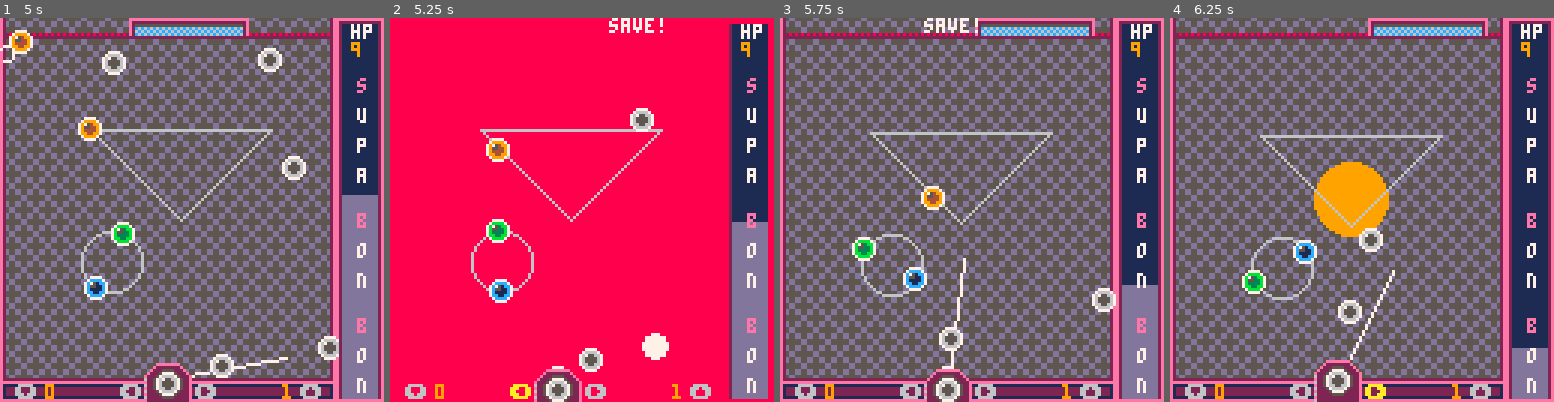
Above: before the commit, frames 1-4 (left to right).
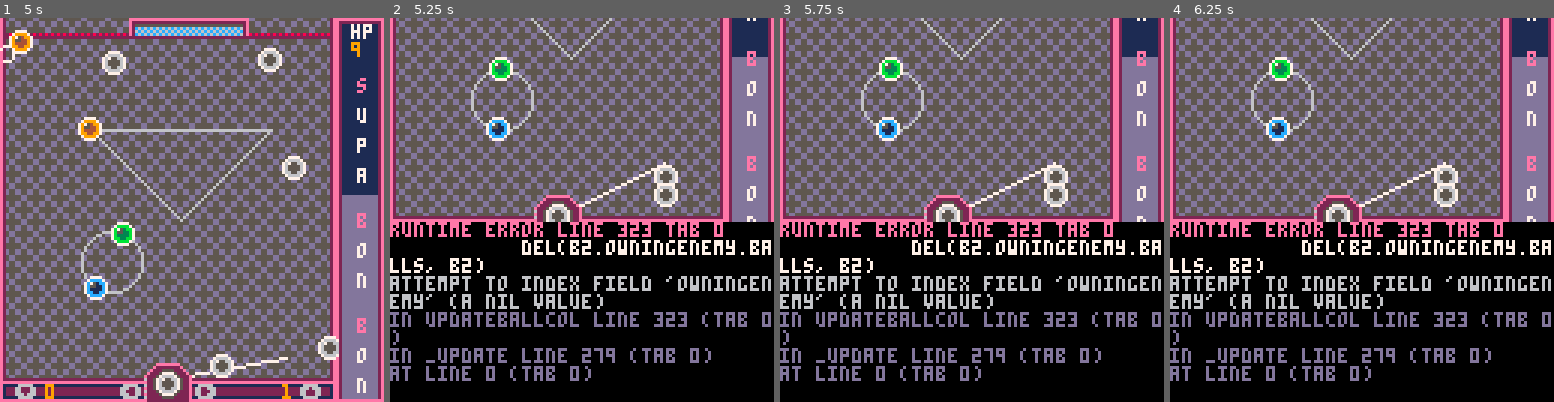
Above: after the commit, the same moments.

Repository: adamwoolridge/pico8
Game: PICO-8 cartridge bonbonshoot.p8
Same seed, same stepped clock (60 frames per second), same inputs: the game is played once before the commit and once after it.
Inputs:
- Up to frame 1 (5 s): tap X (X key) at 0.33, 1.07, 1.85, 2.97, 4.08 s; tap O (Z key) at 0.7, 1.7, 2.1, 2.5, 2.9, 3.3, 3.7, 4.1, 4.5, 4.9 s; hold Right 1.6-2.1 s; hold Right 2.47-3.03 s; hold Left 3.08-3.58 s; hold Down 3.63-3.97 s; hold Right 4.02-4.68 s
- Up to frame 2 (5.25 s): hold Left from 5.08 s (still down); tap X (X key) at 5.2 s
- Up to frame 3 (5.75 s): tap O (Z key) at 5.3, 5.7 s; release Left at 5.68 s; hold Down from 5.73 s (still down)
- Up to frame 4 (6.25 s): release Down at 6.03 s; hold Right from 6.08 s (still down); tap O (Z key) at 6.1 s

Frame 1 is identical in both runs. In frame 2, 99% of the frame differs, in the area x 0-100%, y 0-100%; in frame 3, 85%; in frame 4, 85%.
Error after the commit: runtime error line 323 tab 0; del(b2.owningenemy.balls, b2); attempt to index field 'owningenemy' (a nil value)

Commit message:
[Bonbon] Wave end detection

Diff:
--- a/bonbonshoot.p8
+++ b/bonbonshoot.p8
@@ -176,6 +176,7 @@
 
 function addballtoenemy(e, c, offset)
 	local ball = makeball(e.x, e.y, c)
+	ball.owningenemy = e
 	ball.enemy = true
 	ball.active = true
 	ball.progress = offset
@@ -214,7 +215,11 @@
 function _init()
 	reload_ballq(false)
 	next_ball()
-
+	nextwave()
+
+end
+
+function nextwave()
 	w1 = makewave()
 	local e1 = makeenemy(w1, "l", {30,30, 60, 60, 90, 30, 30, 30},0, 0, 0, 0.05, 10)
 	e1.wrap = true
@@ -318,6 +323,7 @@
 										del(balls, b)
 										if (b.c == b2.c or b.c == 5 or b2.c == 5) then
 											makeexplosion(b2.x, b2.y, ballcolour(b2))
+											del(b2.owningenemy.balls, b2)
 											del(balls, b2)
 										else
 											ballsremaining-=1
@@ -628,9 +634,20 @@
 
 function updateenemies()
 	foreach (currentwave.enemies, updateenemy)
+
+	if (count(currentwave.enemies)==0) then
+		nextwave()
+	end
 end
 
 function updateenemy(e)
+
+	if (count(e.balls) == 0) then
+		del(enemies, e)
+		del(currentwave.enemies, e)
+		return
+	end
+
 	e.x += e.vx
 	e.y += e.vy
 
